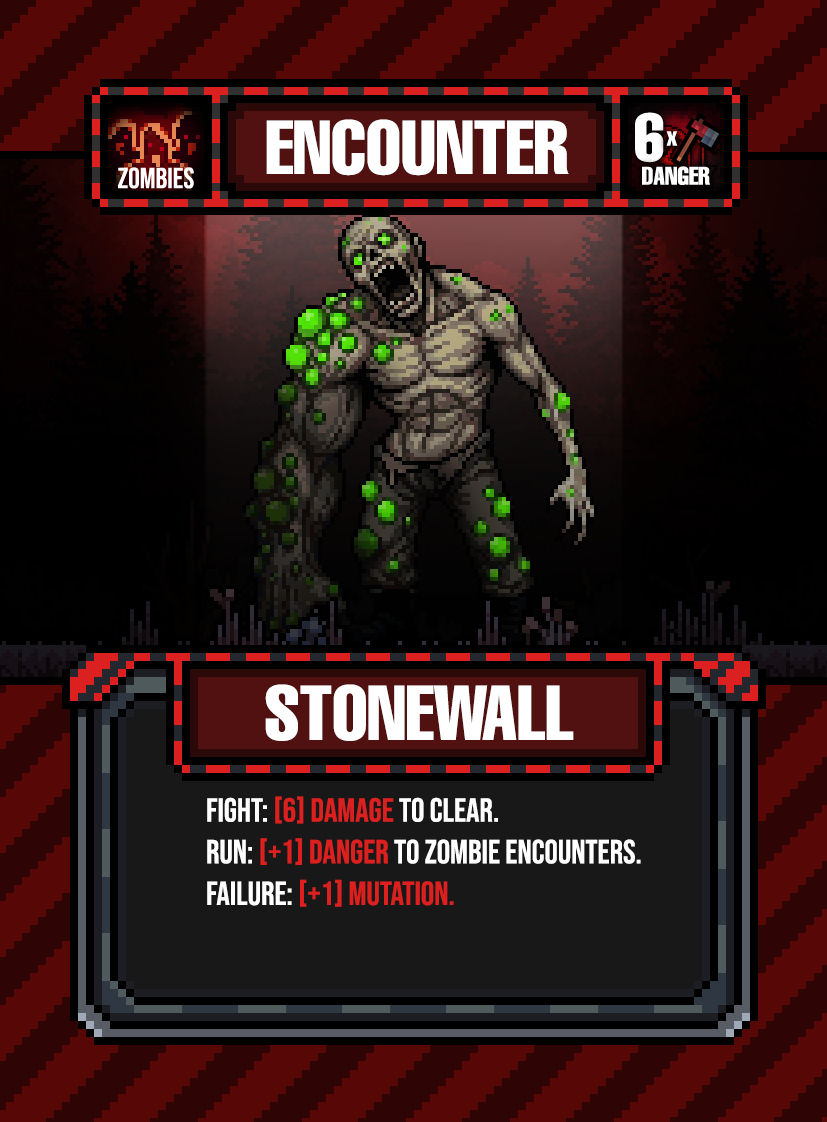
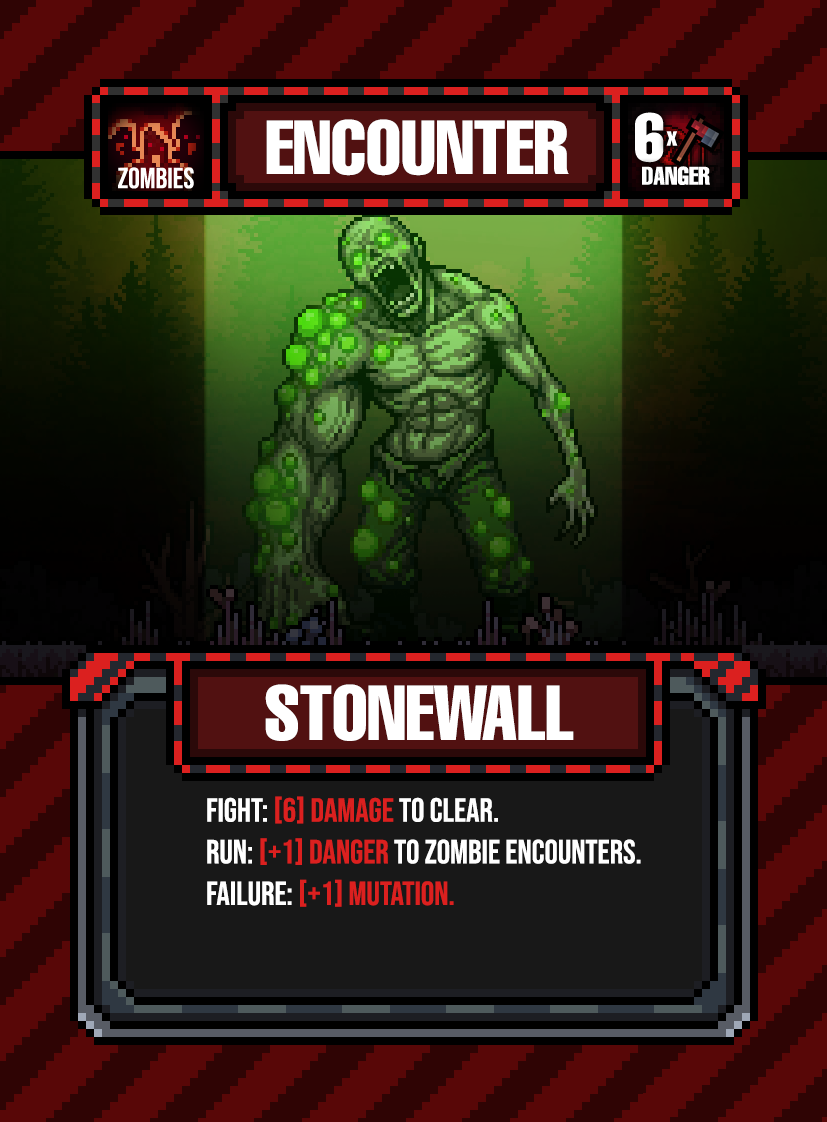
Before/after of a 827 × 1122 layered artwork. What changed in the layer stack:
added layer "Layer 1831" in group "Group 1" over (144, 215, 682, 641)
added layer "Layer 1830" in group "Group 1" over (242, 215, 598, 641)